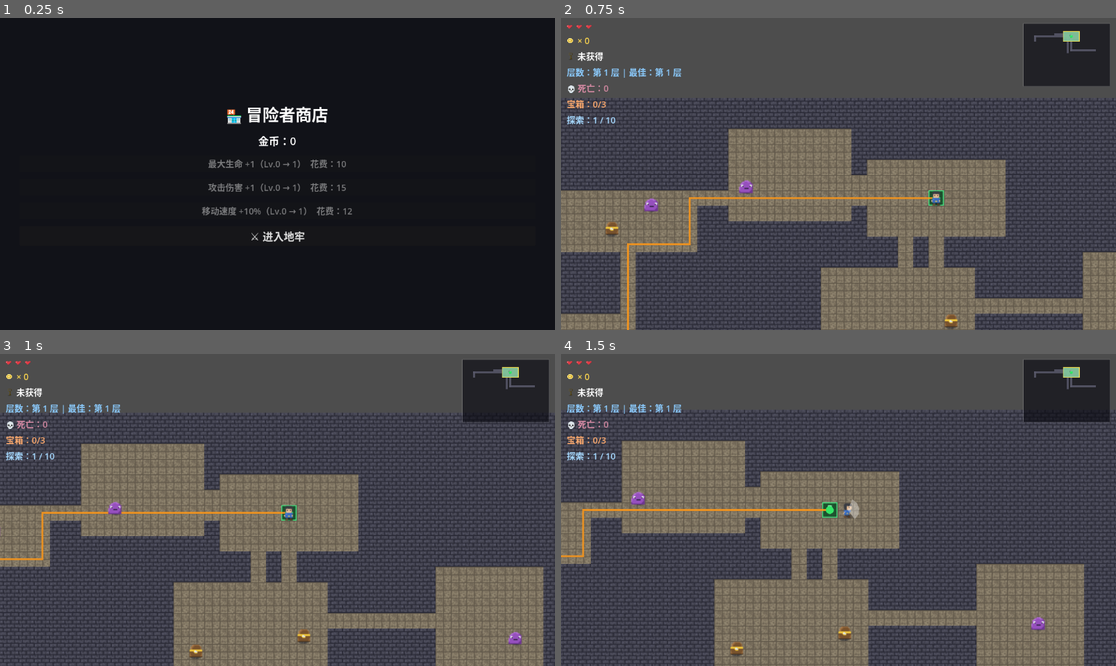
Above: before the commit, frames 1-4 (two rows, left to right).
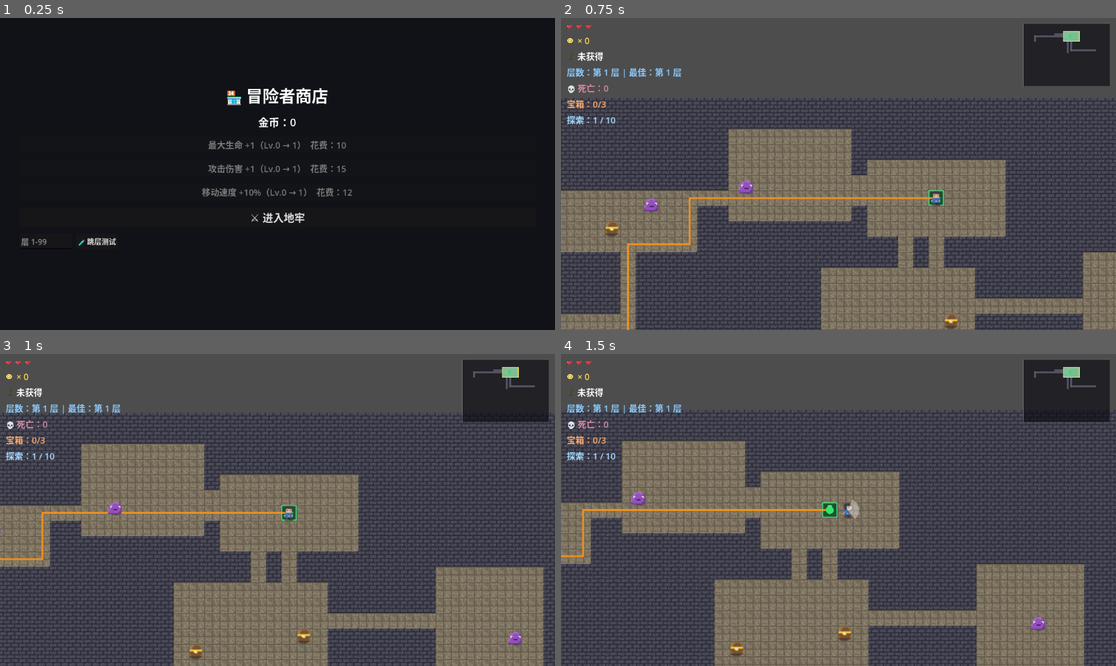
Above: after the commit, the same moments.

Repository: longray/godot_learn
Game: Godot game, scene res://lessons/lesson03_playable/shop.tscn
The game is run twice, just before and just after one commit, with the same random seed, the same clock (stepped at 60 frames per second) and the same inputs.
Inputs (mouse positions are in pixels of both pictures, inside the frame that each line leads up to):
- Up to frame 1 (0.25 s): no input
- Up to frame 2 (0.75 s): click (655, 242) at 0.5 s, where only the run after the commit has a clickable "🧪 跳层测试"
- Up to frame 3 (1 s): no input
- Up to frame 4 (1.5 s): tap Enter at 1.25 s; move the mouse to (960, 494) at 1.27 s; hold D (move_right) from 1.28 s (still down); tap R at 1.35 s; click (960, 494) at 1.42 s

The runs differ from the first frame. In frame 1, 3.1% of the frame differs, in the area x 3-64%, y 22-74%; in frame 2, nothing differs; in frame 3, nothing differs; in frame 4, nothing differs.

Commit message:
feat: 商店调试跳层——输入层数直入地牢+精英率实时提示

Diff:
--- a/2d_rpg_dungeon/lessons/lesson03_playable/dungeon_playable.gd
+++ b/2d_rpg_dungeon/lessons/lesson03_playable/dungeon_playable.gd
@@ -243,6 +243,13 @@
 
 
 func generate() -> void:
+	# 第 12 课：消费商店的测试跳层（>0 时覆盖起始层；消费即清零——出口/死亡流程不受影响）
+	var game_data := get_node_or_null("/root/GameData")
+	if game_data and int(game_data.get("debug_start_floor")) > 0:
+		floor_number = int(game_data.get("debug_start_floor"))
+		game_data.set("debug_start_floor", 0)
+		print("【测试】跳层进入：第 ", floor_number, " 层")
+
 	# 防止地图太小
 	map_width = maxi(20, map_width)
 	map_height = maxi(16, map_height)
--- a/2d_rpg_dungeon/lessons/lesson03_playable/game_data.gd
+++ b/2d_rpg_dungeon/lessons/lesson03_playable/game_data.gd
@@ -13,6 +13,9 @@
 var gold: int = 0
 var best_floor: int = 1
 var total_deaths: int = 0
+
+# 第 12 课：测试跳层通道（商店写入 → 地牢 generate 消费即清零；不进存档）
+var debug_start_floor: int = 0
 
 # 永久升级等级
 var max_health_level: int = 0
--- a/2d_rpg_dungeon/lessons/lesson03_playable/shop.gd
+++ b/2d_rpg_dungeon/lessons/lesson03_playable/shop.gd
@@ -14,6 +14,11 @@
 @onready var speed_button: Button = get_node_or_null("MarginContainer/VBoxContainer/SpeedButton")
 @onready var start_button: Button = get_node_or_null("MarginContainer/VBoxContainer/StartButton")
 
+# 第 12 课：测试跳层（输入层数直入地牢——测精英/层数成长用；正常游戏请走"进入地牢"）
+@onready var floor_edit: LineEdit = get_node_or_null("MarginContainer/VBoxContainer/DebugHBox/FloorEdit")
+@onready var jump_button: Button = get_node_or_null("MarginContainer/VBoxContainer/DebugHBox/JumpButton")
+@onready var elite_hint_label: Label = get_node_or_null("MarginContainer/VBoxContainer/EliteHintLabel")
+
 
 func _ready() -> void:
 	if health_button:
@@ -27,6 +32,14 @@
 
 	if start_button:
 		start_button.pressed.connect(_on_start_button_pressed)
+
+	# 测试跳层：按钮 + 输入实时刷新精英率提示
+	if jump_button:
+		jump_button.pressed.connect(_on_jump_button_pressed)
+
+	if floor_edit:
+		floor_edit.text_changed.connect(_on_floor_text_changed)
+		floor_edit.text_submitted.connect(func(_t): _on_jump_button_pressed())
 
 	update_ui()
 
@@ -95,6 +108,38 @@
 	_buy("speed")
 
 
+func _parse_floor_input() -> int:
+	# 解析输入层数：非数字回退 1，范围钳制 1..99
+	var f := int(floor_edit.text)
+
+	if str(f) != floor_edit.text.strip_edges():
+		f = 1
+
+	return clampi(f, 1, 99)
+
+
+func _on_floor_text_changed(new_text: String) -> void:
+	# 实时提示该层精英率（公式与 dungeon_playable 三 @export 同步——仅提示用）
+	var n := 1
+
+	if new_text.strip_edges().is_valid_int():
+		n = clampi(int(new_text), 1, 99)
+
+	var chance := clampf(0.05 + 0.02 * n, 0.0, 0.25)
+	elite_hint_label.text = "第 %d 层：精英率 %.0f%%（血 +1/2层 伤 +1/4层）" % [n, chance * 100.0]
+
+
+func _on_jump_button_pressed() -> void:
+	# 跳层测试：写 GameData 通道 → 地牢 generate 消费即清零（不影响正常流程/存档）
+	var game_data := get_game_data()
+
+	if game_data:
+		game_data.debug_start_floor = _parse_floor_input()
+		print("跳层测试：第 ", game_data.debug_start_floor, " 层")
+
+	get_tree().change_scene_to_file(MAIN_SCENE)
+
+
 func _on_start_button_pressed() -> void:
 	# 进入地牢（GameData 常驻，切换场景数据不丢）
 	get_tree().change_scene_to_file(MAIN_SCENE)
--- a/2d_rpg_dungeon/lessons/lesson03_playable/shop.tscn
+++ b/2d_rpg_dungeon/lessons/lesson03_playable/shop.tscn
@@ -55,3 +55,19 @@
 [node name="StartButton" type="Button" parent="MarginContainer/VBoxContainer"]
 theme_override_font_sizes/font_size = 22
 text = "⚔️ 进入地牢"
+
+[node name="DebugHBox" type="HBoxContainer" parent="MarginContainer/VBoxContainer"]
+theme_override_constants/separation = 8
+
+[node name="FloorEdit" type="LineEdit" parent="MarginContainer/VBoxContainer/DebugHBox"]
+custom_minimum_size = Vector2(110, 0)
+placeholder_text = "层 1-99"
+
+[node name="JumpButton" type="Button" parent="MarginContainer/VBoxContainer/DebugHBox"]
+theme_override_font_sizes/font_size = 15
+text = "🧪 跳层测试"
+
+[node name="EliteHintLabel" type="Label" parent="MarginContainer/VBoxContainer"]
+theme_override_font_sizes/font_size = 13
+horizontal_alignment = 1
+text = " "
Not shown: 1 places in 2d_rpg_dungeon/lessons/lesson03_playable/shop.tscn that only renumber resources
